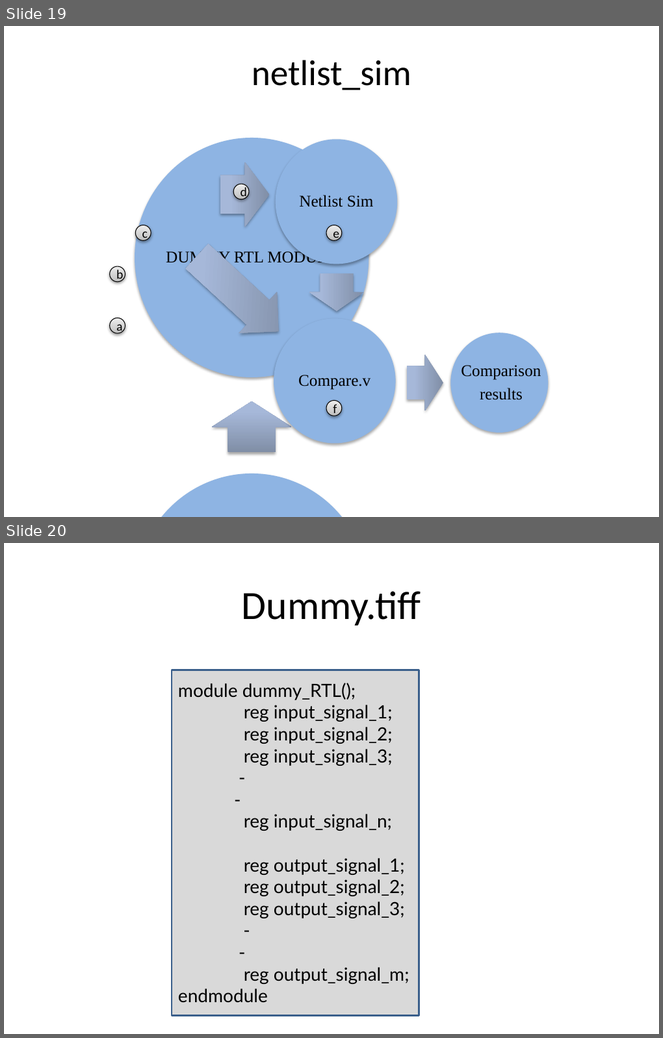
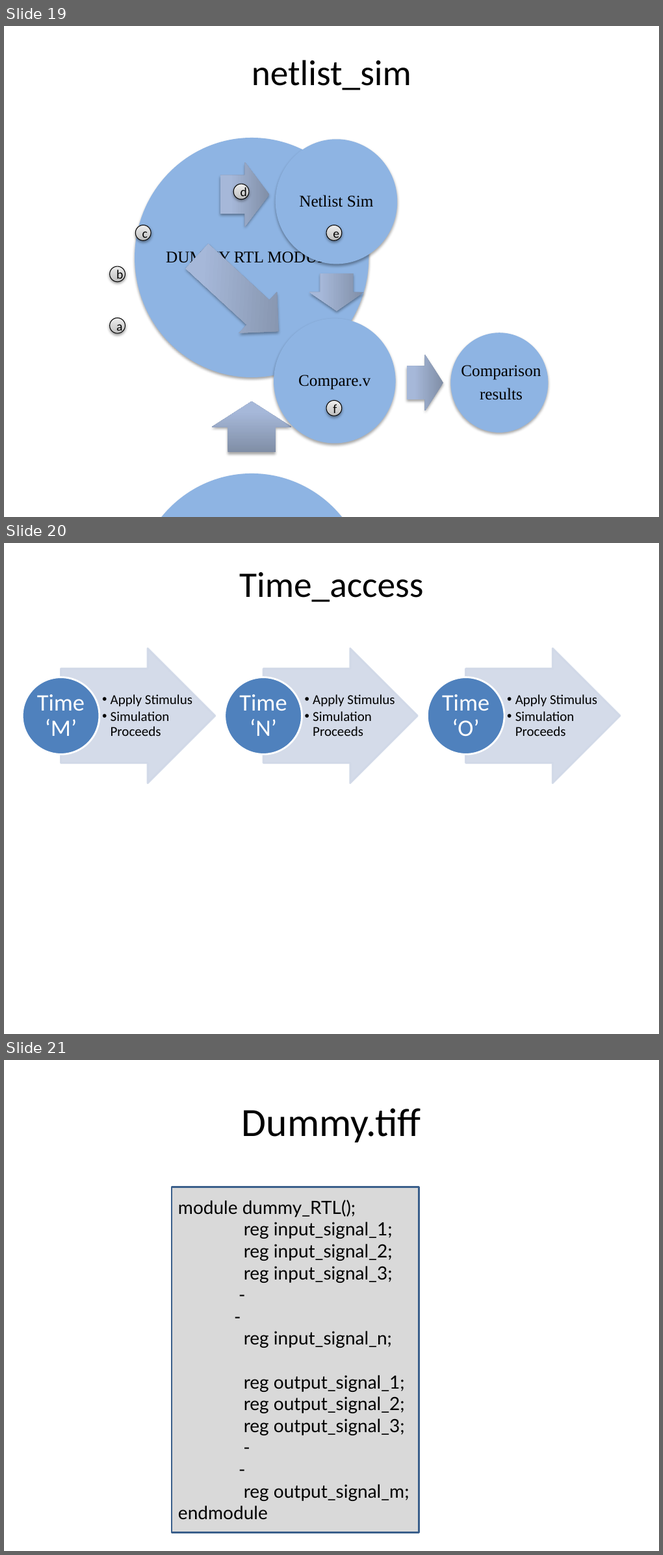
Before and after one commit to miramohan/thesis_first, a slide deck: pptFigures.pptx. Shown one above the other, each under a label of ours: slides 19 and 20 before the commit, slides 19, 20 and 21 after it. The pictures are 663x1038 and 663x1555 pixels, drawn with LibreOffice and Linux fonts; fonts in the diff are those of the drawing. Boxes give left, top, right and bottom in pixels: in the first picture for what was removed or moved away, otherwise in the second. Text is boxed around its words. In the diff, an @@ line names an element or a change of style, - is before the commit and + after.

```diff
--- a/pptFigures.pptx
+++ b/pptFigures.pptx
@@ slide 20 added at <box>4,543,659,1034</box>, background #FFFFFF @@
@@ title added at <box>239,572,423,602</box>, 39.6 pt, text #000000 @@
+Time_access
@@ group added at <box>22,648,621,783</box>: 6 texts, 3 right arrows, 3 ellipses @@
+  •• Apply Stimulus
+  •• Simulation Proceeds
+Time ‘M’
+  •• Apply Stimulus
+  •• Simulation Proceeds
+Time ‘N’
+  •• Apply Stimulus
+  •• Simulation Proceeds
+Time ‘O’
@@ what was slide 20 is now slide 21 @@
```
Also in this commit, not shown: 1 slide changed, 4 other files.
